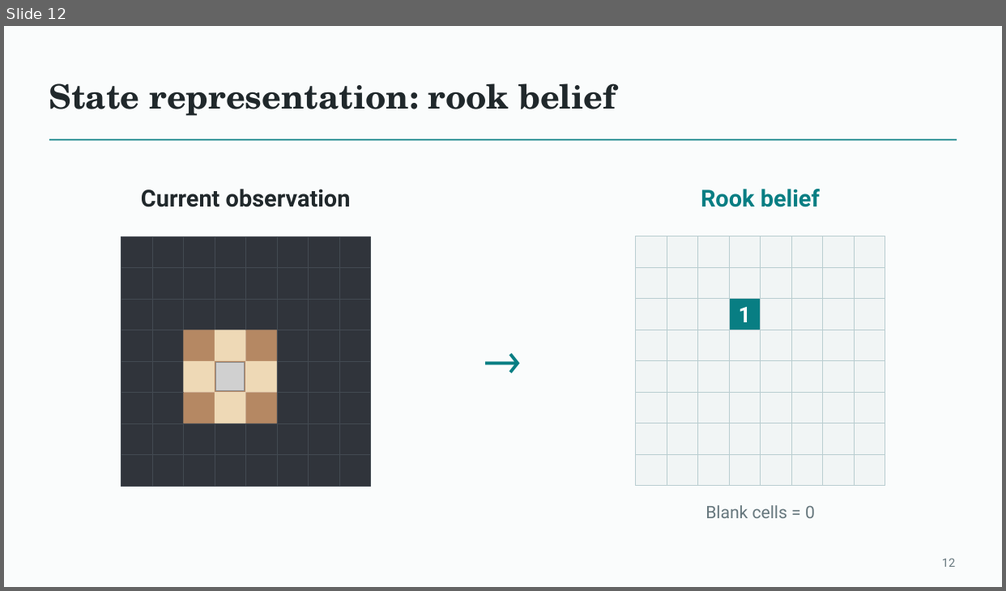
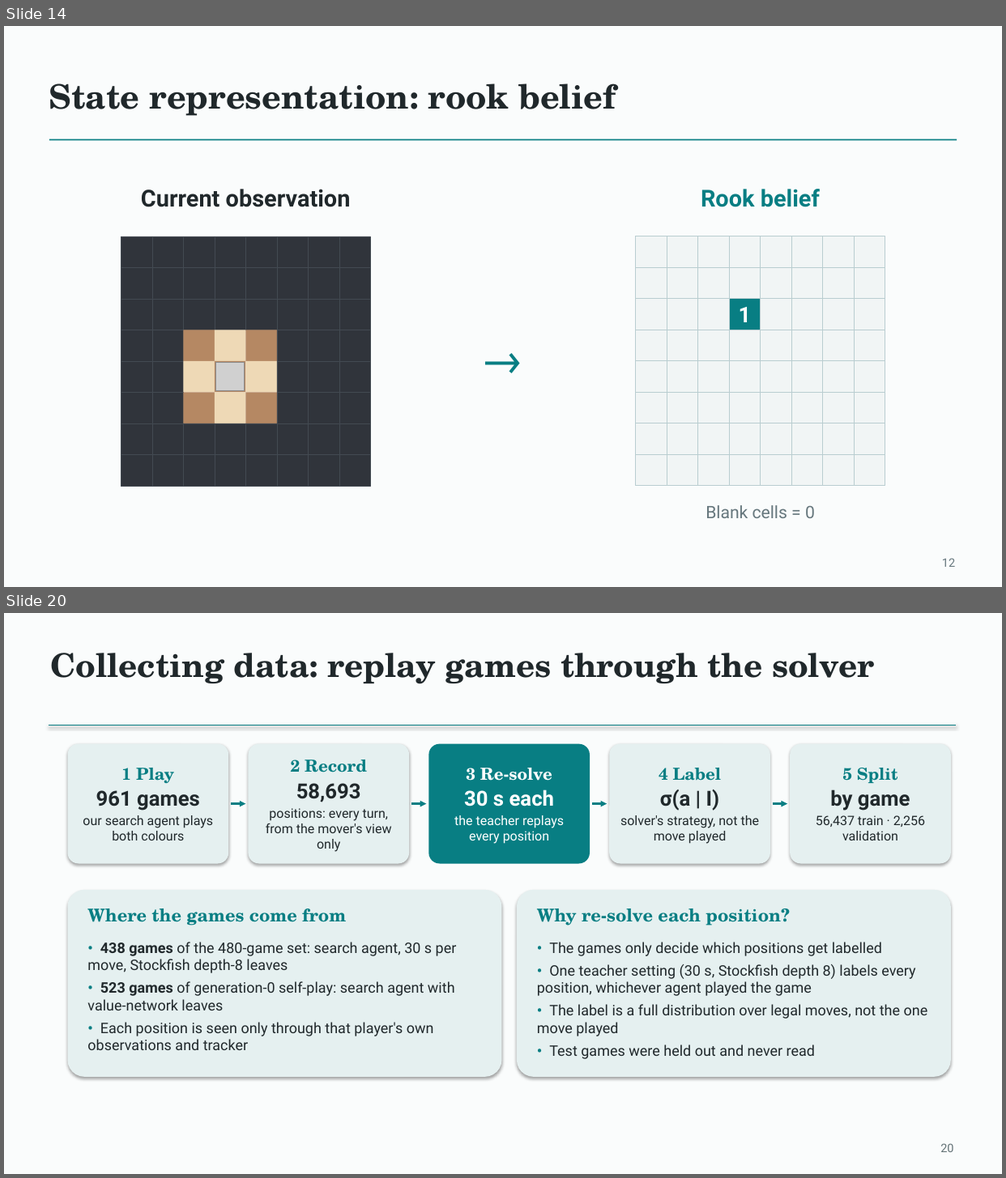
Before and after one commit to Mr-Teal/CS5446_project, a slide deck: docs/presentation/Fog of War Chess - final deck.pptx. Shown one above the other, each under a label of ours: slide 12 before the commit, slides 14 and 20 after it; the slides between them are not shown. The pictures are 1006x591 and 1006x1178 pixels, drawn with LibreOffice and Linux fonts; fonts in the diff are those of the drawing; grey boxes stand for pictures. Boxes give left, top, right and bottom in pixels: in the first picture for what was removed or moved away, otherwise in the second. Text is boxed around its words. In the diff, an @@ line names an element or a change of style, - is before the commit and + after.

```diff
--- a/docs/presentation/Fog of War Chess - final deck.pptx
+++ b/docs/presentation/Fog of War Chess - final deck.pptx
@@ slide 20 added at [4,613,1002,1174], background #FAFCFC @@
@@ text added at [50,653,874,684], 31.5 pt, text #20282B, bold @@
+Collecting data: replay games through the solver
@@ line added from (49, 726) to (957, 726), #087E83 1 pt @@
@@ rounded rectangle added at [68,744,228,864], fill #E5F0F0 @@
@@ rounded rectangle added at [248,744,409,864], fill #E5F0F0 @@
@@ rounded rectangle added at [428,744,590,864], fill #087E83 @@
@@ rounded rectangle added at [610,744,770,864], fill #E5F0F0 @@
@@ rounded rectangle added at [790,744,951,864], fill #E5F0F0 @@
@@ text added at [83,768,213,841], 12.5 pt, text #20282B @@
+1 Play
+961 games
+our search agent plays both colours
@@ text added at [266,760,391,852], 12.5 pt, text #20282B @@
+2 Record
+58,693
+positions: every turn, from the mover's view only
@@ text added at [454,768,564,844], 12.5 pt, text #FFFFFF @@
+3 Re-solve
+30 s each
+the teacher replays every position
@@ text added at [620,768,760,844], 12.5 pt, text #20282B @@
+4 Label
+σ(a | I)
+solver's strategy, not the move played
@@ arrow added from (231, 804) to (246, 804), #087E83 1.75 pt @@
@@ arrow added from (412, 804) to (426, 804), #087E83 1.75 pt @@
@@ arrow added from (592, 804) to (607, 804), #087E83 1.75 pt @@
@@ arrow added from (773, 804) to (788, 804), #087E83 1.75 pt @@
@@ text added at [816,790,925,841], 12.5 pt, text #20282B @@
+5 Split
+by game
+56,437 train · 2,256 validation
@@ rounded rectangle added at [68,890,502,1077], fill #E5F0F0 @@
@@ rounded rectangle added at [517,890,951,1077], fill #E5F0F0 @@
@@ text added at [87,909,346,926], 17 pt, text #087E83, bold @@
+Where the games come from
@@ text added at [537,909,790,926], 17 pt, text #087E83, bold @@
+Why re-solve each position?
@@ text added at [87,942,457,1050], 14 pt, text #20282B @@
+• 438 games of the 480-game set: search agent, 30 s per move, Stockfish depth-8 leaves
+• 523 games of generation-0 self-play: search agent with value-network leaves
+• Each position is seen only through that player's own observations and tracker
@@ text added at [537,942,928,1059], 14 pt, text #20282B @@
+• The games only decide which positions get labelled
+• One teacher setting (30 s, Stockfish depth 8) labels every position, whichever agent played the game
+• The label is a full distribution over legal moves, not the one move played
+• Test games were held out and never read
@@ text added at [940,1144,953,1152], 11.2 pt, text #637276 @@
+20
@@ what was slide 12 is now slide 14 @@
```
Also in this commit, not shown: 2 slides changed, 19 other slides added, 59 slides removed, 1 other file.
